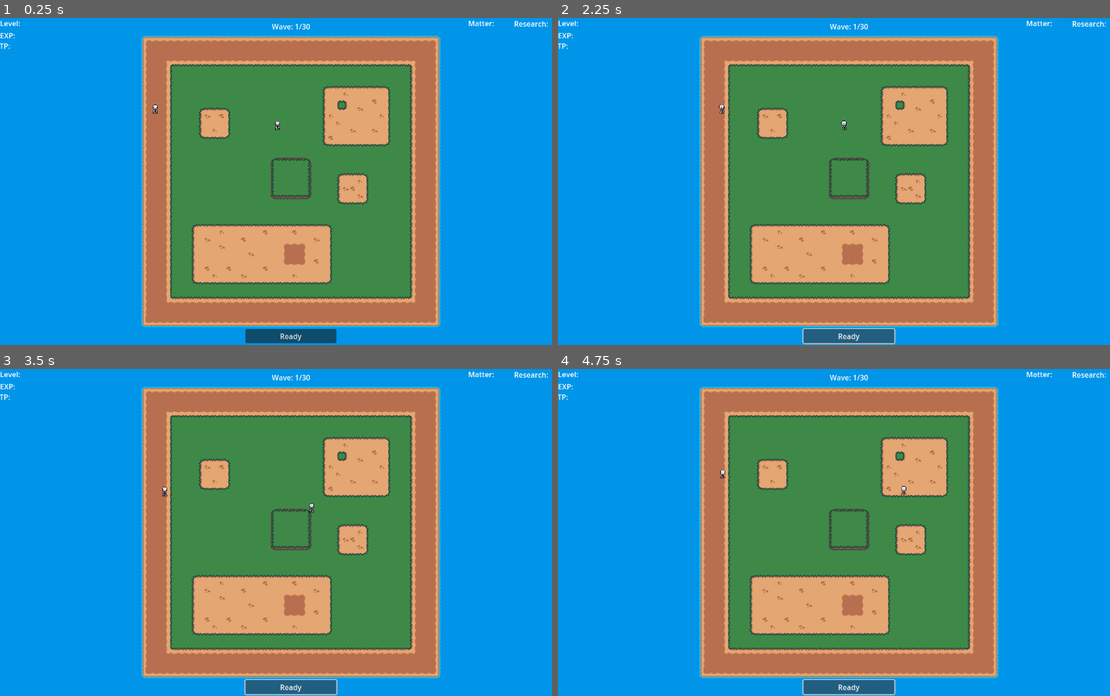
Above: before the commit, frames 1-4 (two rows, left to right).
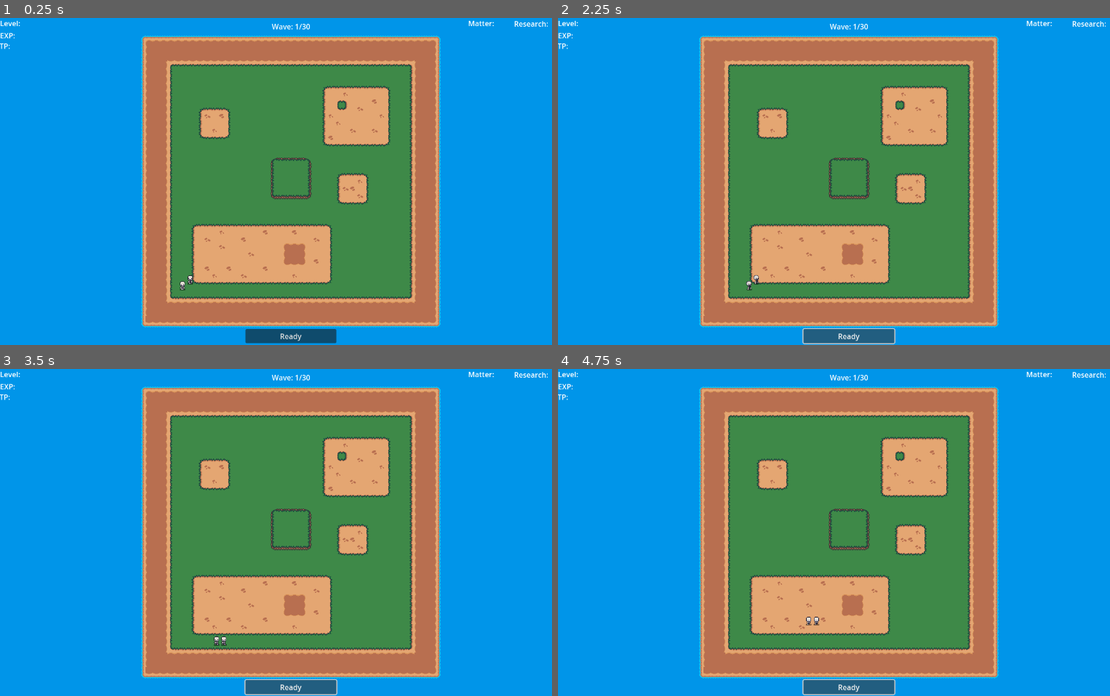
Above: after the commit, the same moments.

Repository: Rowan-Maynor/conjure
Game: Godot game, scene res://scenes/main.tscn
Same seed, same stepped clock (60 frames per second), same inputs: the game is played once before the commit and once after it.
Inputs:
- Up to frame 1 (0.25 s): no input
- Up to frame 2 (2.25 s): click "Ready" at 0.5 s; click "Ready" at 1.25 s; hold Right (move_right) from 2.03 s (still down)
- Up to frame 3 (3.5 s): release Right (move_right) at 2.78 s; hold Down (move_down) from 2.78 s (still down)
- Up to frame 4 (4.75 s): release Down (move_down) at 3.53 s; hold Right (move_right) 3.53-4.28 s; hold Up (move_up) from 4.28 s (still down)

The runs differ from the first frame. In frame 1, 0.1% of the frame differs, in the area x 27-51%, y 26-84%; in frame 2, 0.1%; in frame 3, 0.1%, in the area x 29-58%, y 36-85%; in frame 4, less than 0.1%.

Commit message:
Moved some skeletons to test collision with same units

Diff:
--- a/scenes/main.tscn
+++ b/scenes/main.tscn
@@ -233,9 +233,9 @@
 shape = SubResource("RectangleShape2D_a8y0u")
 
 [node name="Skeleton" parent="." instance=ExtResource("9_85g3d")]
-position = Vector2(610, 238)
+position = Vector2(402, 591)
 collision_layer = 2
 motion_mode = 1
 
 [node name="Skeleton2" parent="." instance=ExtResource("9_85g3d")]
-position = Vector2(342, 202)
+position = Vector2(418, 578)
